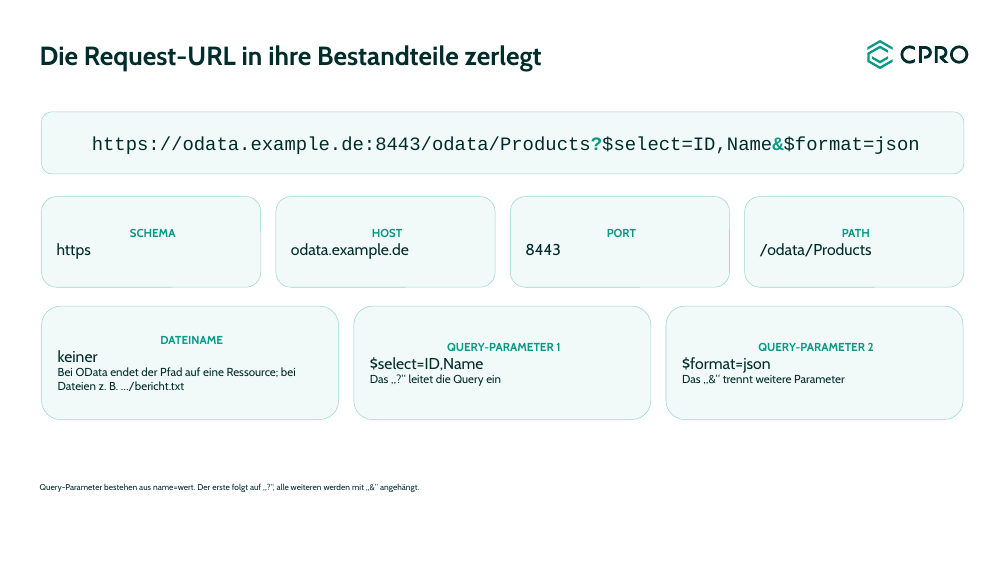
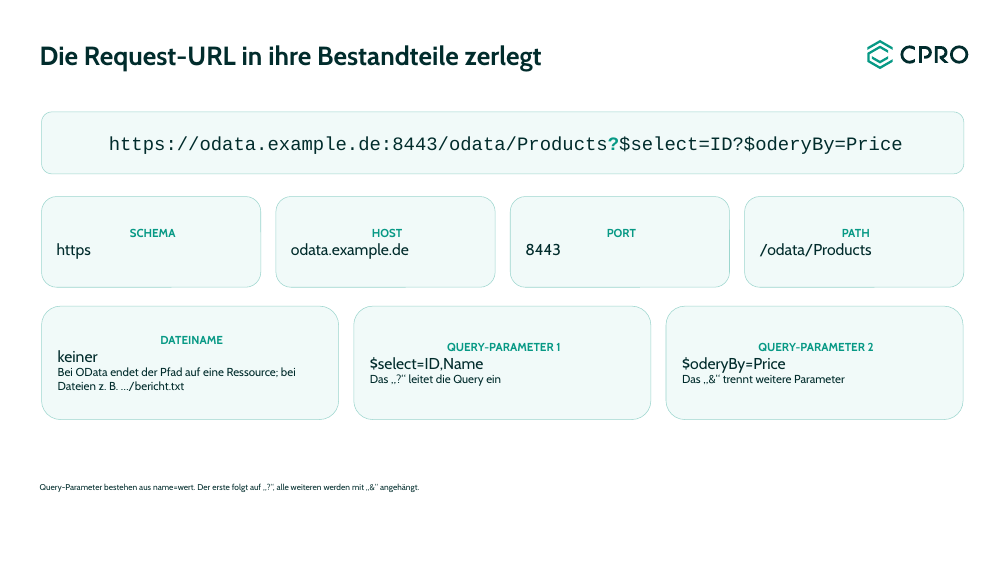
Before and after one commit to bi-tm/copilot, a slide deck: slide 2 of HTTP_Request_Bestandteile_Entwurf.pptx. Drawn at 1008x567 pixels with LibreOffice and Linux fonts; fonts in the diff are those of the drawing. Boxes give left, top, right and bottom in pixels: in the first picture for what was removed or moved away, otherwise in the second. Text is boxed around its words. In the diff, an @@ line names an element or a change of style, - is before the commit and + after.

```diff
--- a/HTTP_Request_Bestandteile_Entwurf.pptx
+++ b/HTTP_Request_Bestandteile_Entwurf.pptx
@@ text in rounded rectangle at bbox=[109, 137, 903, 154]: text changed @@
-https://odata.example.de:8443/odata/Products?$select=ID,Name&$format=json
+https://odata.example.de:8443/odata/Products?$select=ID?$oderyBy=Price
@@ text in rounded rectangle at bbox=[682, 357, 786, 373]: text changed @@
-$format=json
+$oderyBy=Price
```
Also in this commit, not shown: 2 other slides changed.
